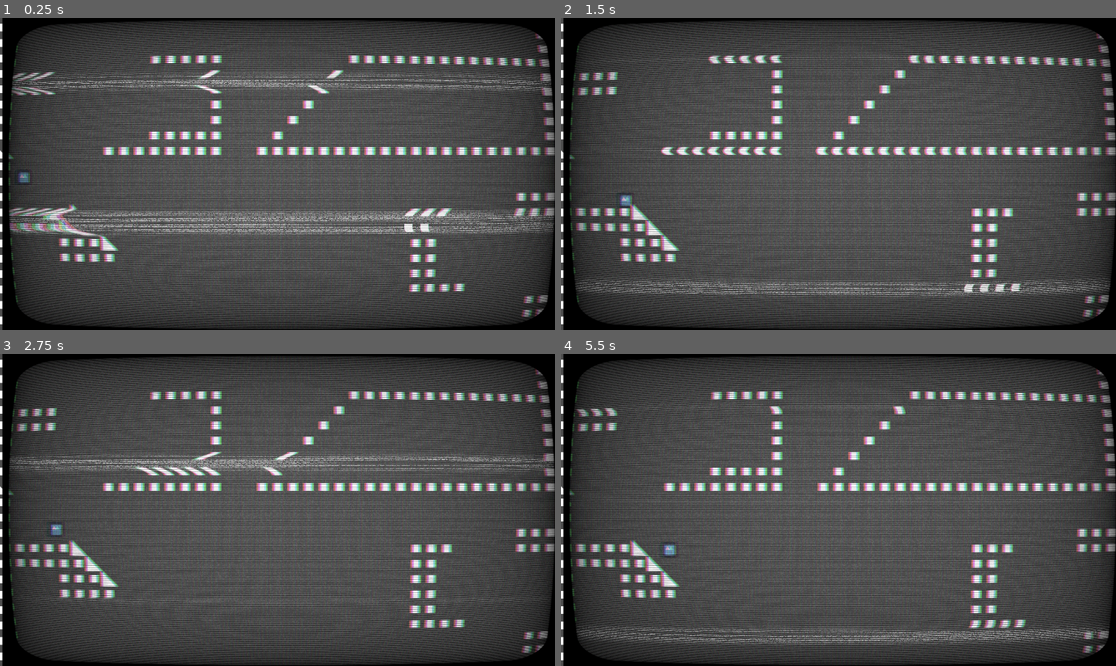
Above: before the commit, frames 1-4 (two rows, left to right).
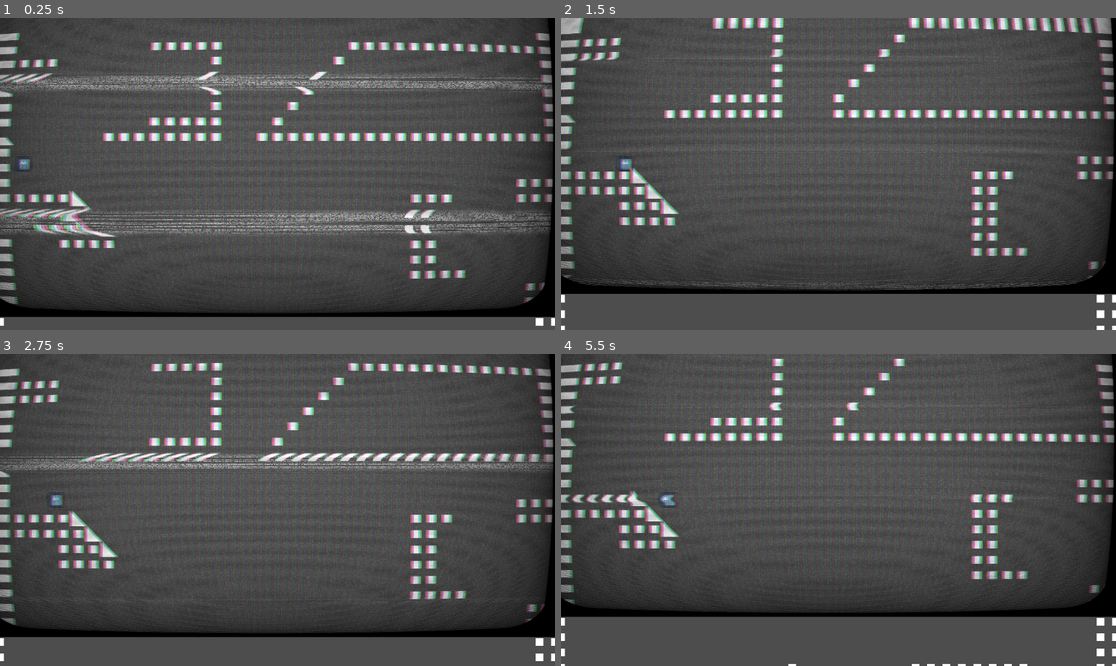
Above: after the commit, the same moments.

Repository: dancroker/Hue-Protocol
Game: Godot game, scene res://scene/main.tscn
Two runs of this game, one before a commit and one after it. Both use one fixed random seed, a clock stepped at 60 frames per second and the inputs below. The engine's default icon, where the game draws it, is replaced by a stand-in: a white triangle on a blue panel in a dark square.
Inputs:
- Up to frame 1 (0.25 s): no input
- Up to frame 2 (1.5 s): tap Enter (ui_accept) at 0.5, 0.77 s; hold Right (ui_right) from 0.53 s (still down); tap 2 (Mask Blue) at 0.6 s; tap 1 (Mask Red) at 1.35 s
- Up to frame 3 (2.75 s): tap Enter (ui_accept) at 1.52 s; release Right (ui_right) at 2.03 s; hold Left (ui_left) from 2.03 s (still down); tap 2 (Mask Blue) at 2.1 s
- Up to frame 4 (5.5 s): release Left (ui_left) at 2.78 s; hold Right (ui_right) 2.78-4.28 s; tap 1 (Mask Red) at 2.85, 4.35 s; tap Enter (ui_accept) at 3.02, 3.77, 4.52 s; tap 2 (Mask Blue) at 3.6, 5.1 s; hold Left (ui_left) 4.28-5.03 s; hold Right (ui_right) from 5.03 s (still down)

The runs differ from the first frame. In frame 1, 48% of the frame differs, in the area x 0-100%, y 0-100%; in frame 2, 50%; in frame 3, 49%; in frame 4, 52%.
Error before the commit: Invalid access to property or key 'collision_enabled' on a base object of type 'null instance'. (res://scripts/TilemapSwitch.gd:22)

Commit message:
added crt screeen

Diff:
--- a/scene/main.tscn
+++ b/scene/main.tscn
@@ -266,20 +266,19 @@
 position = Vector2(26, 45)
 scale = Vector2(0.25, 0.25)
 
-[node name="TileMpaSwitchNode" parent="." unique_id=460489873 instance=ExtResource("3_brvut")]
-
-[node name="Camera2D" type="Camera2D" parent="." unique_id=1000464645]
-position = Vector2(60.25, 66.25)
-scale = Vector2(0.25, 0.25)
+[node name="Camera2D" type="Camera2D" parent="CharacterBody2D" unique_id=1000464645]
+position = Vector2(137, 85)
 offset = Vector2(-65.34, 0)
 limit_left = 676
 limit_right = 576
 script = ExtResource("1_brvut")
 
-[node name="ColorRect" type="ColorRect" parent="Camera2D" unique_id=443587593]
+[node name="TileMpaSwitchNode" parent="." unique_id=460489873 instance=ExtResource("3_brvut")]
+
+[node name="ColorRect" type="ColorRect" parent="." unique_id=443587593]
 material = SubResource("ShaderMaterial_wp4xf")
-offset_left = -281.0
-offset_top = -1309.0
-offset_right = 4355.0
-offset_bottom = 1319.0
+offset_left = -68.0
+offset_top = -347.0
+offset_right = 1146.0
+offset_bottom = 392.0
 script = ExtResource("2_wp4xf")
--- a/scripts/TilemapSwitch.gd
+++ b/scripts/TilemapSwitch.gd
@@ -1,8 +1,8 @@
 extends Node2D
 
 #@onready var ground: TileMap = $Node/Ground
-@onready var ground_blue: TileMapLayer = $"Node/Ground Blue"
-@onready var ground: TileMapLayer = $Node/Layer0
+@onready var ground_blue: TileMapLayer = $"Ground Blue"
+@onready var ground: TileMapLayer = $"Layer0"
 var MASK_EQUIPT = 0;
 # C$Node/Layer0alled when the node enters the scene tree for the first time.
 func _ready() -> void:
--- a/scripts/crt_effect.gd
+++ b/scripts/crt_effect.gd
@@ -1,5 +1,6 @@
 extends ColorRect
 var MIN_X
+@onready var camera_2d: Camera2D = $"../CharacterBody2D/Camera2D"
 
 
 # Called when the node enters the scene tree for the first time.
@@ -10,6 +11,6 @@
 
 # Called every frame. 'delta' is the elapsed time since the previous frame.
 func _process(delta: float) -> void:
-	print(global_position.x)
+
 
 	pass
Not shown: 1 places in scene/main.tscn that only renumber resources
